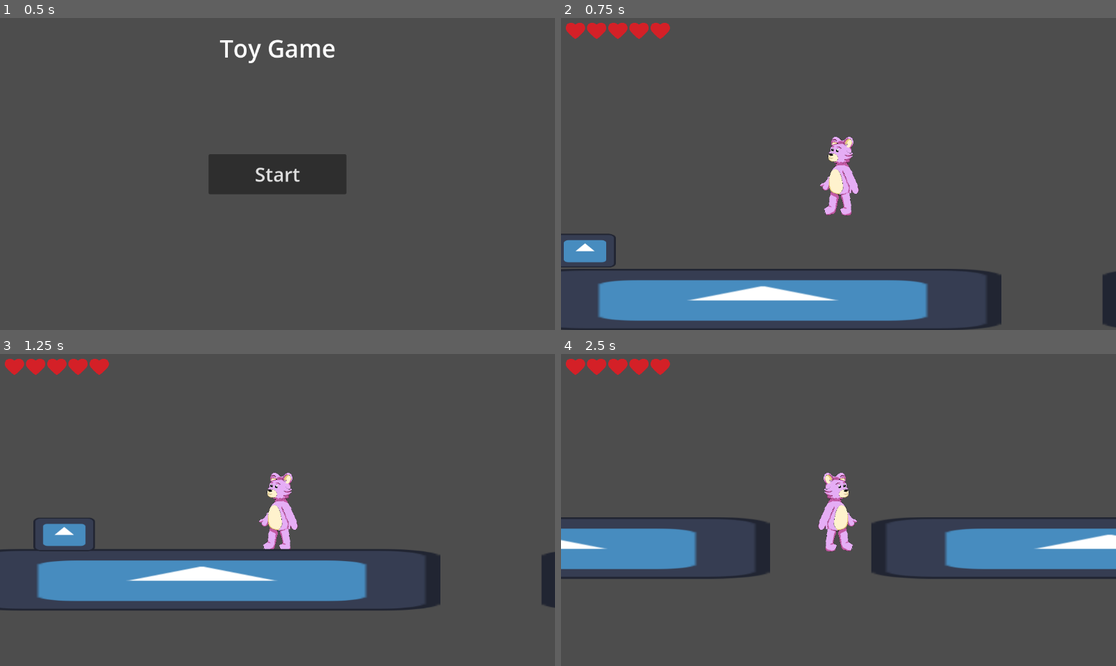
Above: before the commit, frames 1-4 (two rows, left to right).
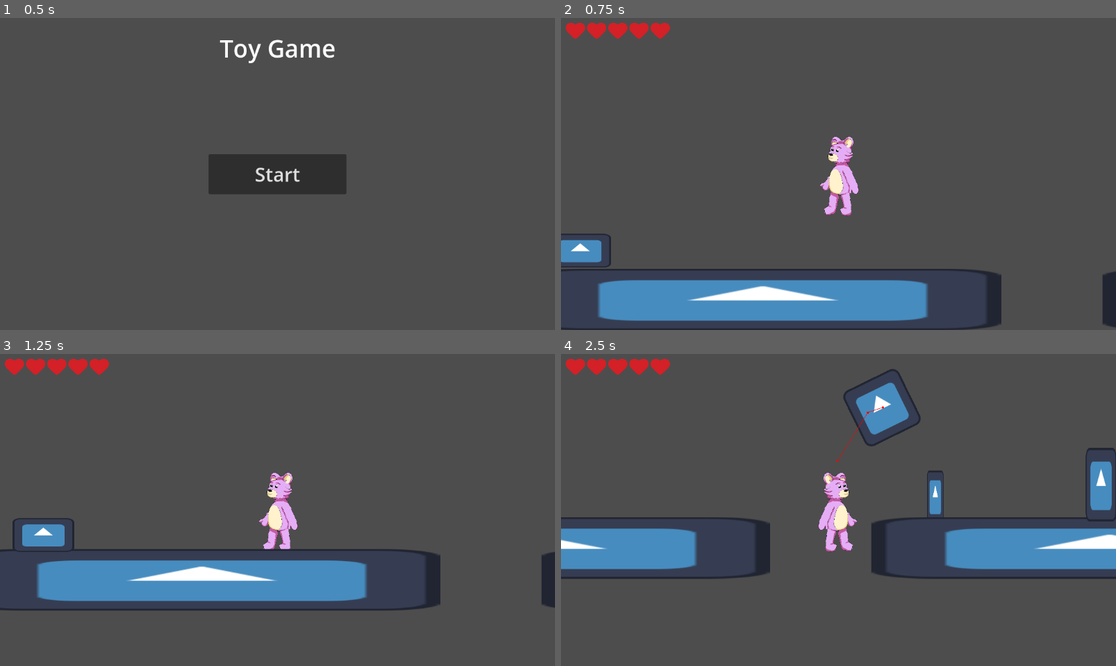
Above: after the commit, the same moments.

Repository: Sqealbert/bad_ideas_game_jam
Game: Godot game, scene res://scenes/main_menu.tscn
Two runs of this game, one before a commit and one after it. Both use one fixed random seed, a clock stepped at 60 frames per second and the inputs below. The engine's default icon, where the game draws it, is replaced by a stand-in: a white triangle on a blue panel in a dark square.
Inputs (mouse positions are in pixels of both pictures, inside the frame that each line leads up to):
- Up to frame 1 (0.5 s): no input
- Up to frame 2 (0.75 s): click "Start" at 0.5 s
- Up to frame 3 (1.25 s): no input
- Up to frame 4 (2.5 s): move the mouse to (960, 494) at 1.27 s; hold D (move_right) from 1.28 s (still down); click (960, 494) at 1.35 s; tap Space (jump) at 1.52, 2.27 s; move the mouse to (727, 525) at 2.02 s; click (727, 525) at 2.1 s

Frame 1 is identical in both runs. In frame 2, 0.2% of the frame differs, in the area x 0-10%, y 69-80%; in frame 3, 0.8%; in frame 4, 2.4%, in the area x 49-100%, y 4-54%.

Commit message:
added a fliing enemy(helicopter) and started implemening navigation, 2 new states, 1 new enemy type.

Diff:
--- a/enemies/base_enemy/BaseEnemy.tscn
+++ b/enemies/base_enemy/BaseEnemy.tscn
@@ -4,11 +4,11 @@
 [ext_resource type="Texture2D" uid="uid://dm35m8mlpamm7" path="res://icon.svg" id="2_s437t"]
 
 [sub_resource type="RectangleShape2D" id="RectangleShape2D_e07sp"]
-size = Vector2(116, 64.84018)
+size = Vector2(119, 63)
 
 [sub_resource type="SeparationRayShape2D" id="SeparationRayShape2D_s437t"]
 
-[node name="BaseEnemy" type="CharacterBody2D"]
+[node name="BaseEnemy" type="CharacterBody2D" groups=["enemies"]]
 collision_layer = 8
 collision_mask = 3
 script = ExtResource("1_s437t")
@@ -18,7 +18,7 @@
 texture = ExtResource("2_s437t")
 
 [node name="BodyCollision" type="CollisionShape2D" parent="."]
-position = Vector2(-1, 0)
+position = Vector2(-1, -0.50000095)
 shape = SubResource("RectangleShape2D_e07sp")
 
 [node name="SenceCollision" type="Node2D" parent="."]
--- a/enemies/base_enemy/base_enemy.gd
+++ b/enemies/base_enemy/base_enemy.gd
@@ -1,23 +1,27 @@
 extends CharacterBody2D
 class_name BaseEnemy
 
-const SPEED = 10000.0
+const SPEED = 100.0
 var curent_direction:Vector2 = Vector2(1, 0)
 
 # state handeling
 var current_state
 @export var current_state_index: int = 999
 
+var target: Node2D
 
-
-func _ready() -> void:
-	# inicialise states if begining state exists else return error
+func initialise_states():
+		# inicialise states if begining state exists else return error
 	if current_state_index != 999:
 		current_state = $States.get_children()[current_state_index]
 		for state in $States.get_children():
 			state.init(self)
 	elif $States.get_children().size(): # if has children raise an error
 		push_error("Enemy " + self.name + " has no beginning state")
+
+
+func _ready() -> void:
+	initialise_states()
 
 func turn():
 	curent_direction.x *= -1
@@ -35,7 +39,7 @@
 	if not is_on_floor():
 		velocity += get_gravity() * delta
 
-	velocity.x = SPEED * curent_direction.x * delta
+	velocity.x = SPEED * curent_direction.x
 
 
 	if is_on_wall():
--- /dev/null
+++ b/enemies/helicopter_enemy/helicopter_enemy.gd
@@ -0,0 +1,71 @@
+class_name HelicopterEnemy extends BaseEnemy
+
+@onready var navigation_agent: NavigationAgent2D = $NavigationAgent2D # Ai navigation
+
+var float_offset = 20
+var rotation_offset = deg_to_rad(30)
+var rotation_speed = PI/400
+
+var ray
+
+func _ready() -> void:
+	initialise_states()
+
+	ray = 	$SenceCollision/RayCast2D
+	# ignore self and target if they are on a correct collision mast this is not needed
+	ray.add_exception(self)
+
+		# Make sure to not await during _ready.
+	actor_setup.call_deferred()
+
+func actor_setup():
+	# Wait for the first physics frame so the NavigationServer can sync.
+	await get_tree().physics_frame
+
+	# Now that the navigation map is no longer empty, set the movement target.
+	set_movement_target(position) # stay in place
+
+func set_movement_target(movement_target: Vector2):
+	navigation_agent.target_position = movement_target
+
+func AI(delta):
+	if not current_state.run(delta):
+		## in this case indicates that target has been lost
+		switch_state()
+
+	rotate_with_speed()
+
+func rotate_with_speed():
+	if velocity.x > 0:
+		rotate(rotation_speed)
+	elif velocity.x < 0:
+		rotate(-rotation_speed)
+	elif rotation > 0:
+		rotate(-rotation/5)
+	elif rotation < 0:
+		rotate(rotation/5)
+
+	rotation =  clampf(rotation, -rotation_offset, rotation_offset)
+
+func switch_state(): ## switches between idle and following based on external signals
+	current_state_index = !current_state_index # switches between 0 and 1
+	current_state = $States.get_children()[current_state_index]
+	$rotFallbackTimer.start()# will get used if going int idle, for follow is uselles
+
+func _on_sigth_area_body_entered(body: Node2D) -> void:
+	ray.add_exception(body)
+	ray.target_position = to_local(body.position)
+	# ray is often disabled to help performance
+	ray.enabled = true
+	if not ray.is_colliding() and not body.is_in_group("enemies"):
+		target = body
+		if current_state == $States/FloatIdleState:
+			switch_state()
+	ray.enabled = false
+
+func _on_sigth_area_body_exited(body: Node2D) -> void:
+	# replace player reference with a ghost Node 2D with the last seen location
+	if body == target:
+		var last_known_loc = Node2D.new()
+		last_known_loc.position = target.position
+		target = last_known_loc
--- /dev/null
+++ b/enemies/helicopter_enemy/helicopter_enemy.tscn
@@ -0,0 +1,54 @@
+[gd_scene load_steps=7 format=3 uid="uid://caas372ggjm2d"]
+
+[ext_resource type="PackedScene" uid="uid://bhdqvrokkm3o5" path="res://enemies/base_enemy/BaseEnemy.tscn" id="1_6wqpv"]
+[ext_resource type="Script" uid="uid://c8cf2xprcy6r" path="res://enemies/helicopter_enemy/helicopter_enemy.gd" id="2_rme28"]
+[ext_resource type="PackedScene" uid="uid://xuss8oobsju8" path="res://enemies/states/fly_to.tscn" id="3_fy4rl"]
+[ext_resource type="PackedScene" uid="uid://bsrm04i3ckgqj" path="res://enemies/states/float_idle_state.tscn" id="3_o3a8y"]
+
+[sub_resource type="CircleShape2D" id="CircleShape2D_fy4rl"]
+radius = 67.0
+
+[sub_resource type="CircleShape2D" id="CircleShape2D_o3a8y"]
+radius = 569.1265
+
+[node name="HelicopterEnemy" instance=ExtResource("1_6wqpv")]
+script = ExtResource("2_rme28")
+
+[node name="Sprite2D" parent="." index="0"]
+scale = Vector2(1, 1)
+
+[node name="BodyCollision" parent="." index="1"]
+position = Vector2(0, 1.0000019)
+shape = SubResource("CircleShape2D_fy4rl")
+
+[node name="TraceLeft" parent="SenceCollision" index="0"]
+monitoring = false
+
+[node name="TraceRight" parent="SenceCollision" index="1"]
+monitoring = false
+
+[node name="SigthArea" type="Area2D" parent="SenceCollision" index="2"]
+collision_layer = 0
+collision_mask = 2
+
+[node name="CollisionShape2D" type="CollisionShape2D" parent="SenceCollision/SigthArea" index="0"]
+shape = SubResource("CircleShape2D_o3a8y")
+debug_color = Color(0.36862746, 0.5921569, 0.49411765, 0.20784314)
+
+[node name="RayCast2D" type="RayCast2D" parent="SenceCollision" index="3"]
+enabled = false
+collision_mask = 3
+
+[node name="FloatIdleState" parent="States" index="0" instance=ExtResource("3_o3a8y")]
+
+[node name="FlyTo" parent="States" index="1" instance=ExtResource("3_fy4rl")]
+
+[node name="rotFallbackTimer" type="Timer" parent="." index="4"]
+one_shot = true
+
+[node name="NavigationAgent2D" type="NavigationAgent2D" parent="." index="5"]
+path_max_distance = 303.0
+debug_enabled = true
+
+[connection signal="body_entered" from="SenceCollision/SigthArea" to="." method="_on_sigth_area_body_entered"]
+[connection signal="body_exited" from="SenceCollision/SigthArea" to="." method="_on_sigth_area_body_exited"]
--- a/enemies/states/base_state.gd
+++ b/enemies/states/base_state.gd
@@ -5,6 +5,5 @@
 func init(enemyparent: BaseEnemy):
 	parent = enemyparent
 
-func run(_delta):
-	print("base")
+func run(_delta): ## a base state for a state functionality returns true when all works, returns false for special logoi
 	pass
--- /dev/null
+++ b/enemies/states/float_idle_state.gd
@@ -0,0 +1,6 @@
+class_name ST_FloatIdle extends BaseState
+
+func run(_delta):
+	parent.velocity.y = sin(Time.get_ticks_usec()/float(10**6)) * parent.float_offset
+	parent.velocity.x = 0
+	return true
--- /dev/null
+++ b/enemies/states/float_idle_state.tscn
@@ -0,0 +1,7 @@
+[gd_scene load_steps=3 format=3 uid="uid://bsrm04i3ckgqj"]
+
+[ext_resource type="PackedScene" uid="uid://iv6x7jvrkl1j" path="res://enemies/states/BaseState.tscn" id="1_o6t48"]
+[ext_resource type="Script" uid="uid://c4cw5rycp5un7" path="res://enemies/states/float_idle_state.gd" id="2_3g10b"]
+
+[node name="FloatIdleState" instance=ExtResource("1_o6t48")]
+script = ExtResource("2_3g10b")
--- /dev/null
+++ b/enemies/states/fly_to.gd
@@ -0,0 +1,17 @@
+class_name ST_FlyTo extends BaseState
+
+func run(_delta):
+	if (parent.target.position - parent.position).length() < 10: # very close
+		return false
+
+	# Set the movement target for the agent
+	parent.set_movement_target(parent.target.position)
+
+	# Get the next path position from the navigation agent
+	var next_pos: Vector2 = parent.navigation_agent.get_next_path_position()
+
+	# Move the enemy along the navigation path
+	var direction = (next_pos - parent.global_position).normalized()
+	parent.velocity = direction * parent.SPEED
+
+	return true
--- /dev/null
+++ b/enemies/states/fly_to.tscn
@@ -0,0 +1,7 @@
+[gd_scene load_steps=3 format=3 uid="uid://xuss8oobsju8"]
+
+[ext_resource type="PackedScene" uid="uid://iv6x7jvrkl1j" path="res://enemies/states/BaseState.tscn" id="1_d4lm6"]
+[ext_resource type="Script" uid="uid://cttfy237akk6u" path="res://enemies/states/fly_to.gd" id="2_6o12p"]
+
+[node name="FlyTo" instance=ExtResource("1_d4lm6")]
+script = ExtResource("2_6o12p")
--- a/enemies/states/st_idle.gd
+++ b/enemies/states/st_idle.gd
@@ -2,3 +2,4 @@
 
 func run(_delta):
 	parent.velocity.x = 0
+	return true
--- a/enemies/states/st_walk.gd
+++ b/enemies/states/st_walk.gd
@@ -1,4 +1,5 @@
 class_name ST_Walk extends BaseState
 
-func run(delta):
-	parent.velocity.x = parent.SPEED * parent.curent_direction.x * delta
+func run(_delta):
+	parent.velocity.x = parent.SPEED * parent.curent_direction.x
+	return true
--- a/scenes/test.tscn
+++ b/scenes/test.tscn
@@ -1,14 +1,28 @@
-[gd_scene load_steps=6 format=3 uid="uid://b26s4j7cwwjxt"]
+[gd_scene load_steps=9 format=3 uid="uid://b26s4j7cwwjxt"]
 
 [ext_resource type="PackedScene" uid="uid://casgcs7q8ujxx" path="res://scenes/player.tscn" id="1_errlg"]
 [ext_resource type="Texture2D" uid="uid://dm35m8mlpamm7" path="res://icon.svg" id="2_74lek"]
 [ext_resource type="PackedScene" uid="uid://b72lipvoxrkk4" path="res://enemies/example_enemy_states/Walker.tscn" id="3_74lek"]
 [ext_resource type="PackedScene" uid="uid://bhdqvrokkm3o5" path="res://enemies/base_enemy/BaseEnemy.tscn" id="3_iyx0m"]
+[ext_resource type="PackedScene" uid="uid://caas372ggjm2d" path="res://enemies/helicopter_enemy/helicopter_enemy.tscn" id="4_j5jx5"]
+
+[sub_resource type="NavigationPolygon" id="NavigationPolygon_j5jx5"]
+vertices = PackedVector2Array(1381.4766, 511.14844, 1381.4375, 510.45313, 2460.6406, 517, 2580.8438, 896.0625, 3.7421875, 918.96875, -18.460938, 501, 265.90625, 501, 2577.1563, 517, -28.578125, -698.14844, 2578, -722.8594, 2578, 139.32031, 2453.039, 145, 1737.4688, 53, 269.21094, 153, -18.429688, 157.9375, 1462.7578, 53, 1351, 154.09375, 1351, 157.39844, 1463.7813, 152.10938, 1739.4609, 146.71094)
+polygons = Array[PackedInt32Array]([PackedInt32Array(0, 1, 2, 3), PackedInt32Array(3, 4, 5, 6, 0), PackedInt32Array(3, 2, 7), PackedInt32Array(8, 9, 10, 11, 12), PackedInt32Array(13, 14, 8, 15), PackedInt32Array(16, 17, 13), PackedInt32Array(15, 18, 16, 13), PackedInt32Array(11, 19, 12), PackedInt32Array(8, 12, 15)])
+outlines = Array[PackedVector2Array]([PackedVector2Array(267, 381, 1256, 390, 1251, 277, 270, 273, -137, 280, -150, -817, 2698, -844, 2698, 254, 2456, 265, 1622, 267, 1620, 173, 1584, 173, 1585, 270, 1471, 272, 1471, 391, 2461, 397, 2696, 397, 2702, 1015, -110, 1040, -145, 381)])
+agent_radius = 120.0
 
 [sub_resource type="RectangleShape2D" id="RectangleShape2D_iyx0m"]
 size = Vector2(984, 120)
 
+[sub_resource type="RectangleShape2D" id="RectangleShape2D_j5jx5"]
+size = Vector2(989, 128)
+
 [node name="Test" type="Node2D"]
+
+[node name="NavigationRegion2D" type="NavigationRegion2D" parent="."]
+position = Vector2(-766, -87)
+navigation_polygon = SubResource("NavigationPolygon_j5jx5")
 
 [node name="Player" parent="." instance=ExtResource("1_errlg")]
 position = Vector2(156, -37)
@@ -20,6 +34,19 @@
 shape = SubResource("RectangleShape2D_iyx0m")
 
 [node name="Icon" type="Sprite2D" parent="StaticBody2D"]
+position = Vector2(-1, 247)
+scale = Vector2(7.734375, 1)
+texture = ExtResource("2_74lek")
+
+[node name="StaticBody2D3" type="StaticBody2D" parent="."]
+position = Vector2(837.00006, -66.00003)
+scale = Vector2(0.034998775, 0.83499956)
+
+[node name="CollisionShape2D" type="CollisionShape2D" parent="StaticBody2D3"]
+position = Vector2(-1.5, 247)
+shape = SubResource("RectangleShape2D_j5jx5")
+
+[node name="Icon" type="Sprite2D" parent="StaticBody2D3"]
 position = Vector2(-1, 247)
 scale = Vector2(7.734375, 1)
 texture = ExtResource("2_74lek")
@@ -39,6 +66,10 @@
 [node name="BaseEnemy" parent="." instance=ExtResource("3_iyx0m")]
 position = Vector2(-395, 136)
 
+[node name="HelicopterEnemy" parent="." instance=ExtResource("4_j5jx5")]
+position = Vector2(821, -46)
+current_state_index = 0
+
 [node name="WalkerEnemy" parent="." instance=ExtResource("3_74lek")]
 position = Vector2(1080.9999, 27)
 current_state_index = 0
Not shown, added: enemies/helicopter_enemy/helicopter_enemy.gd.uid
Not shown, added: enemies/states/float_idle_state.gd.uid
Not shown, added: enemies/states/fly_to.gd.uid
